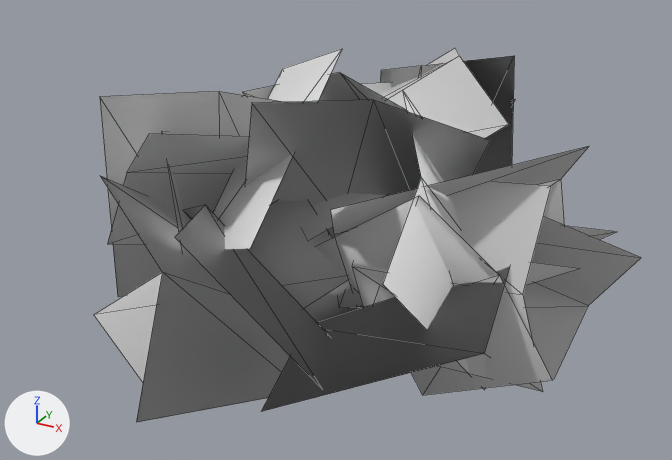
A saved change to the glTF model game/assets/flora/SM_Bush_01.glb.
Before and after are seen from a 50 mm lens placed at (1.89, -3.53, 2.37), pointed at (0.04, -0.15, 0.68). The lights are fixed; the arrows at lower left show +X, +Y and +Z. The picture after the commit comes second. Mesh edges are drawn as thin lines.

Objects in the first picture: 'SM_Bush_01'.
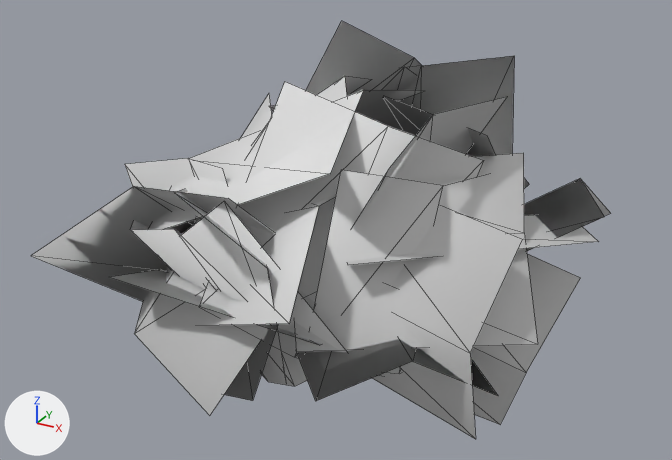
Boxes (x1, y1, x2, y2) around the edits, measured in the pictures (672 x 460 px; the box of a moved part takes in the faces that stretch with it):
'SM_Bush_01', reshaped (12% taller): before (94, 48, 641, 422); after (31, 21, 610, 439)
part 1 of me_sm_bush_01_001, moved or reshaped: before (383, 91, 485, 390); after (347, 215, 599, 265)
part 2 of me_sm_bush_01_001, moved or reshaped (not visible before): after (306, 21, 422, 96)
part 3 of me_sm_bush_01_001, rebuilt: before (94, 201, 363, 382); after (131, 220, 308, 381)
part 4 of me_sm_bush_01_001, rebuilt (not visible before): after (524, 179, 610, 251)
part 5 of me_sm_bush_01_001, rebuilt: before (107, 134, 249, 244); after (135, 94, 272, 415)
part 6 of me_sm_bush_01_001, rebuilt: before (243, 72, 407, 111); after (271, 96, 496, 156)
part 7 of me_sm_bush_01_001, rebuilt: before (213, 49, 342, 250); after (148, 90, 423, 230)
part 8 of me_sm_bush_01_001, rebuilt: before (245, 100, 490, 205); after (200, 82, 484, 376)
part 9 of me_sm_bush_01_001, rebuilt: before (101, 176, 290, 422); after (31, 186, 274, 301)
part 10 of me_sm_bush_01_001, rebuilt (23% narrower, 32% taller): before (261, 262, 580, 412); after (294, 153, 538, 352)
part 11 of me_sm_bush_01_001, rebuilt: before (316, 196, 552, 395); after (373, 205, 523, 439)
part 12 of me_sm_bush_01_001, rebuilt (28% narrower): before (175, 205, 329, 389); after (175, 188, 286, 380)
part 13 of me_sm_bush_01_001, rebuilt: before (352, 182, 551, 392); after (470, 254, 580, 425)
part 14 of me_sm_bush_01_001, rebuilt: before (331, 146, 589, 307); after (355, 97, 507, 223)
part 15 of me_sm_bush_01_001, moved or reshaped: before (100, 48, 641, 380); after (109, 67, 529, 401)

Diff of the bpy script that builds the scene:
```diff
--- a/game/assets/flora/SM_Bush_01.glb.py
+++ b/game/assets/flora/SM_Bush_01.glb.py
@@ me_sm_bush_01_001 @@
 # used by ob_sm_bush_01; location = (0.0, 0.0, 0.0)
-me_sm_bush_01_001.from_pydata(...)  # 168 vertices, 112 faces; spans x -1.19..1.31, y -1.37..1.13, z -0.04..1.49
+me_sm_bush_01_001.from_pydata(...)  # 168 vertices, 112 faces; spans x -1.07..1.19, y -1.01..0.91, z -0.04..1.47
+# me_sm_bush_01_001 part 1: the loose piece of 6 vertices spanning x 0.36..0.81, y -0.86..0.45, z 0.13..1.38 is multiplied about its middle by the matrix ((-0.548, -0.232, 0.803), (0.403, -0.915, 0.011), (0.733, 0.33, 0.595)), then moved by (-0.02, 0.22, -0.11)
+# me_sm_bush_01_001 part 2: the loose piece of 6 vertices spanning x -0.58..0.16, y 0.02..1.06, z 0.05..1.24 is multiplied about its middle by the matrix ((0.379, 0.801, -0.001), (-0.8, 0.378, 0.041), (0.038, -0.017, 0.885)), then moved by (0.11, -0.14, 0.31)
+# me_sm_bush_01_001 part 3: the loose piece of 6 vertices spanning x -0.7..0.15, y -0.96..0.08, z -0.04..0.89 is rebuilt with 6 vertices and now spans x -0.91..0.23, y -0.9..0.1, z -0.04..0.91
+# me_sm_bush_01_001 part 4: the loose piece of 6 vertices spanning x 0.35..0.76, y -0.51..0.76, z -0.04..0.9 is rebuilt with 6 vertices and now spans x 0.02..1.18, y -0.4..0.88, z 0.01..0.93
+# me_sm_bush_01_001 part 5: the loose piece of 6 vertices spanning x -0.9..0.19, y -0.88..0.12, z 0.44..1.28 is rebuilt with 6 vertices and now spans x -1.03..0.3, y -0.84..0.19, z 0.02..1.2
+# me_sm_bush_01_001 part 6: the loose piece of 6 vertices spanning x -0.52..0.39, y -0.06..0.82, z 0.58..1.35 is rebuilt with 6 vertices and now spans x -0.4..0.67, y -0.05..0.91, z 0.41..1.28
+# me_sm_bush_01_001 part 7: the loose piece of 6 vertices spanning x -0.56..0.03, y -0.8..0.36, z 0.37..1.49 is rebuilt with 6 vertices and now spans x -0.77..0.29, y -0.65..0.29, z 0.68..1.37
+# me_sm_bush_01_001 part 8: the loose piece of 6 vertices spanning x -0.37..0.79, y -0.76..0.12, z 0.54..1.42 is rebuilt with 6 vertices and now spans x -0.33..0.66, y -0.71..0.0, z 0.14..1.4
+# me_sm_bush_01_001 part 9: the loose piece of 6 vertices spanning x -0.73..0.01, y -1.37..0.16, z -0.04..1.02 is rebuilt with 6 vertices and now spans x -1.07..0.12, y -0.93..0.12, z -0.04..1.03
+# me_sm_bush_01_001 part 10: the loose piece of 6 vertices spanning x -0.03..1.07, y -0.86..0.15, z 0.04..0.82 is rebuilt with 6 vertices and now spans x -0.12..1.06, y -0.73..0.19, z 0.39..1.07
+# me_sm_bush_01_001 part 11: the loose piece of 6 vertices spanning x -0.04..1.17, y -0.59..-0.12, z -0.04..1.11 is rebuilt with 6 vertices and now spans x -0.14..0.97, y -0.61..-0.15, z 0.06..1.03
+# me_sm_bush_01_001 part 12: the loose piece of 6 vertices spanning x -0.62..0.33, y -0.99..-0.23, z 0.12..0.92 is rebuilt with 6 vertices and now spans x -0.75..0.22, y -0.91..-0.08, z 0.04..1.07
+# me_sm_bush_01_001 part 13: the loose piece of 6 vertices spanning x 0.18..1.11, y -0.45..-0.04, z 0.17..1.1 is rebuilt with 6 vertices and now spans x -0.08..1.1, y -0.33..0.05, z -0.04..0.9
+# me_sm_bush_01_001 part 14: the loose piece of 6 vertices spanning x 0.12..1.12, y -0.69..0.42, z 0.3..1.25 is rebuilt with 6 vertices and now spans x 0.08..0.72, y -0.65..0.3, z 0.52..1.34
+# me_sm_bush_01_001 part 15: 60 vertices removed from x -1.19..1.31, y -0.81..1.13, z -0.04..1.4; 60 vertices added at x -0.94..0.95, y -1.01..0.76, z -0.04..1.34
+# other edits to the shape of me_sm_bush_01_001 do not show in these pictures
 me_sm_bush_01_001.materials.append(mat_x_leaf)
```
